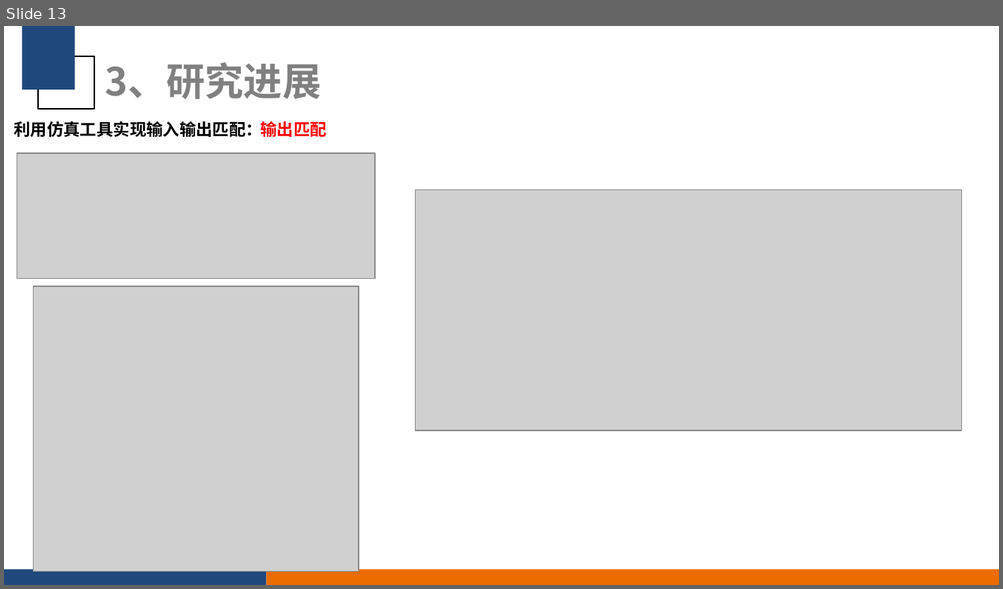
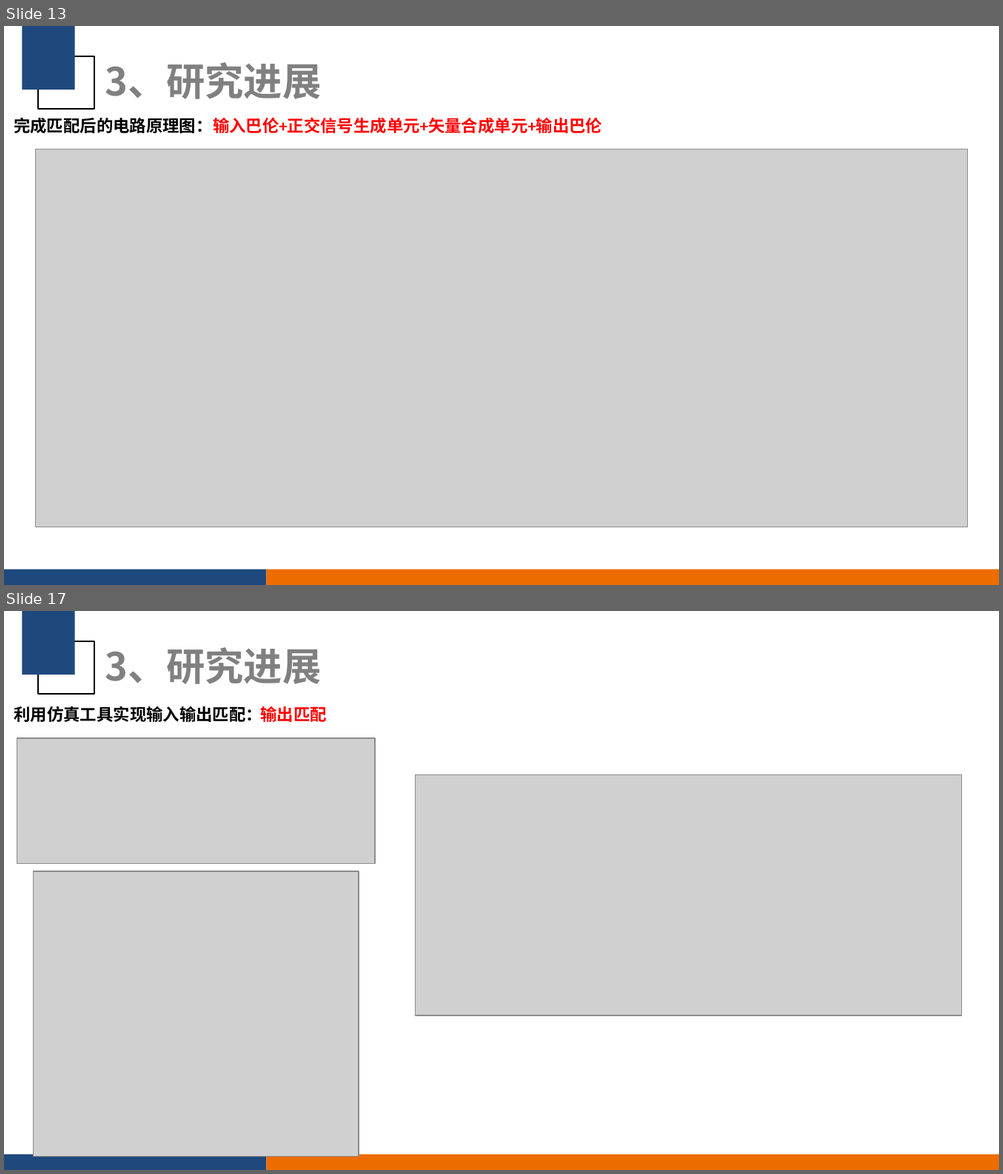
Before and after one commit to CreatorYu/Workfile, a slide deck: 2024_8_21_庾小齐-有源移相器.pptx. Shown one above the other, each under a label of ours: slide 13 before the commit, slides 13 and 17 after it; the slides between them are not shown. The pictures are 1003x589 and 1003x1174 pixels, drawn with LibreOffice and Linux fonts; fonts in the diff are those of the drawing; grey boxes stand for pictures; background and template pictures are left out. Boxes give left, top, right and bottom in pixels: in the first picture for what was removed or moved away, otherwise in the second. Text is boxed around its words. In the diff, an @@ line names an element or a change of style, - is before the commit and + after.

```diff
--- a/2024_8_21_庾小齐-有源移相器.pptx
+++ b/2024_8_21_庾小齐-有源移相器.pptx
@@ slide 13 added at [4, 26, 999, 585], background #FFFFFF; not listed: 4 template elements that a slide beside it also shows @@
@@ title added at [105, 62, 321, 99], 28 pt, text #808080, bold @@
+3、研究进展
@@ text added at [14, 118, 602, 133], 12 pt, text #FF0000, bold @@
+完成匹配后的电路原理图：输入巴伦+正交信号生成单元+矢量合成单元+输出巴伦
@@ picture added at [35, 150, 967, 527] @@
@@ what was slide 13 is now slide 17 @@
```
Also in this commit, not shown: 4 slides changed, 6 other slides added, 3 slides removed.
